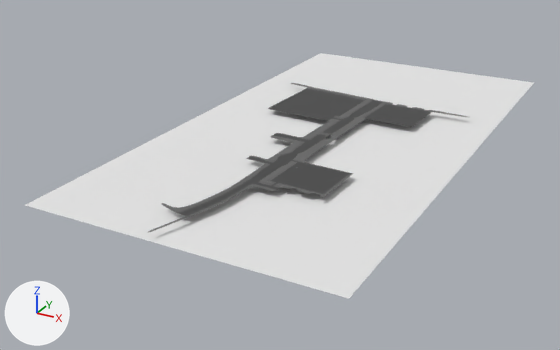
An edit to the Blender file 2019_2020/space_force_trailer/assets/downtown/road.blend, drawn before and after from the same camera.
Camera for both pictures: a 50 mm camera at (304.0, -656.0, 263.0) aimed at (-34.0, -40.0, -45.0). The axes (+X, +Y, +Z) are drawn at lower left. The lights are the same throughout.

In view in the first picture: 'LosAlamosDowntownTopView', 'Plane.000'.
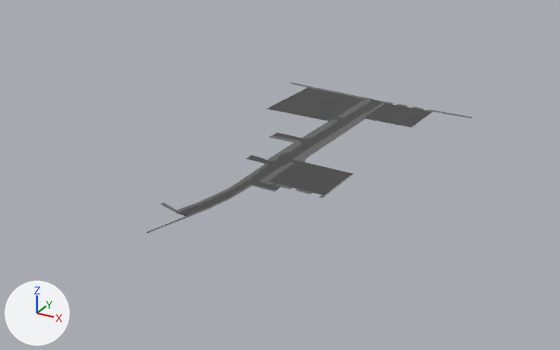
The change in detail:
Object 'LosAlamosDowntownTopView' (ob_losalamosdowntowntopview) is now hidden.
Object 'Plane.000' (ob_plane_000) loses its SUBSURF modifier named 'Subdivision'.
Object 'Plane.000' (ob_plane_000) loses its BEVEL modifier named 'Bevel'.
Object 'Plane.000' (ob_plane_000) gains a BEVEL modifier named 'Bevel.001'.
Object 'Plane.000' (ob_plane_000) has a BEVEL modifier named 'Bevel'.
On modifier 'Bevel' of object 'Plane.000' (ob_plane_000), segments goes from 2 to 3.
Object 'Plane.000' (ob_plane_000) has a BEVEL modifier named 'Bevel'.
Modifier setting removed (it was vertex_group = 'StreetGutterEdges').
Object 'Plane.000' (ob_plane_000) gains a BEVEL modifier named 'Bevel'.
Modifier setting: segments = 3.
Modifier setting: limit_method = 'WEIGHT'.
Modifier setting: use_clamp_overlap = False.

Where the change shows, as pixel boxes (x1, y1, x2, y2) in the pictures (560 x 350 px):
'LosAlamosDowntownTopView', hidden: before (26, 53, 533, 298)
'Plane.000', modifiers changed: before (148, 83, 467, 232); after (147, 83, 472, 233)
